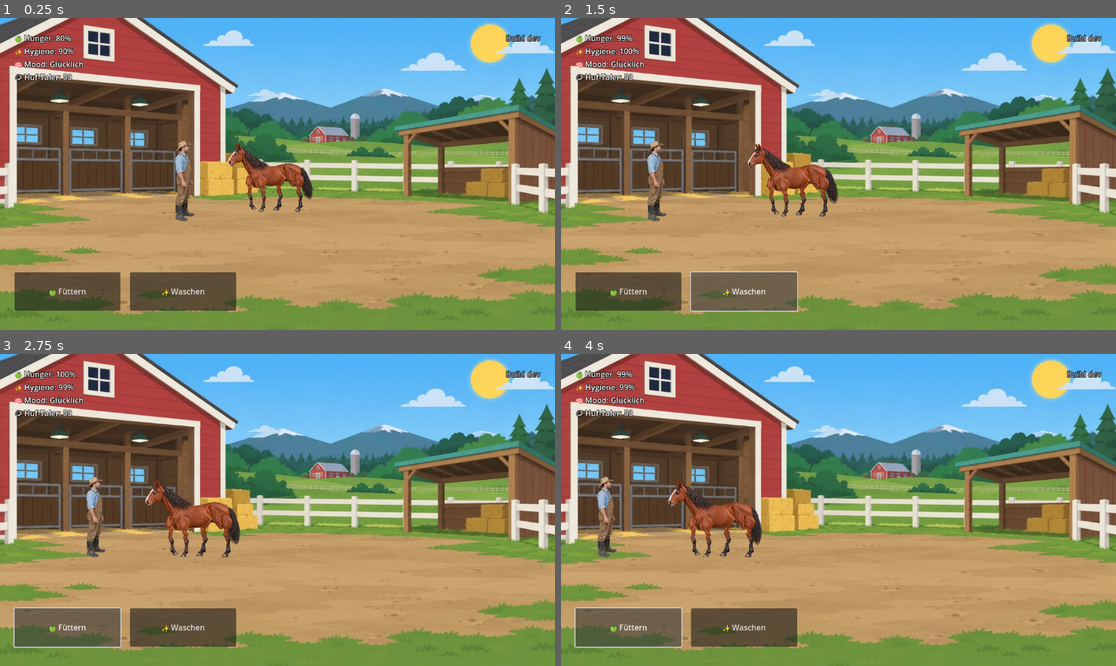
Above: before the commit, frames 1-4 (two rows, left to right).
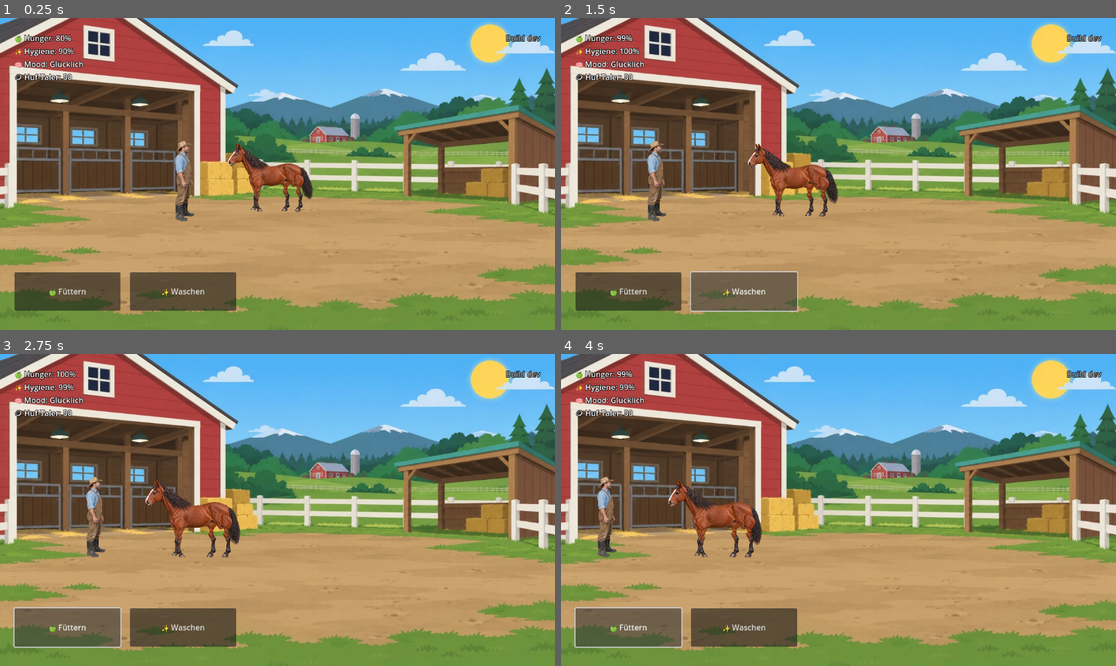
Above: after the commit, the same moments.

Repository: marceldubrig-hash/Pferd-und-Steve
Game: Godot game, scene res://scenes/main.tscn
The game is run twice, just before and just after one commit, with the same random seed, the same clock (stepped at 60 frames per second) and the same inputs.
Inputs:
- Up to frame 1 (0.25 s): no input
- Up to frame 2 (1.5 s): click "🍏 Füttern" at 0.5 s; click "✨ Waschen" at 1.25 s
- Up to frame 3 (2.75 s): click "🍏 Füttern" at 2 s
- Up to frame 4 (4 s): click "✨ Waschen" at 2.75 s; click "🍏 Füttern" at 3.5 s

The runs differ from the first frame. In frame 1, 0.4% of the frame differs, in the area x 32-53%, y 50-63%; in frame 2, 0.5%; in frame 3, 0.5%, in the area x 16-40%, y 51-66%; in frame 4, 0.5%.

Commit message:
Fix horse legs (front-left art wrong-way, revert ed64df2 far-leg regression) + Steve walk remnants (overlap pad moves with limbs, sheet v02)

Diff:
--- a/scenes/horse_cutout_rig.tscn
+++ b/scenes/horse_cutout_rig.tscn
@@ -170,7 +170,7 @@
 "times": PackedFloat32Array(0),
 "transitions": PackedFloat32Array(1),
 "update": 0,
-"values": [0.0]
+"values": [-0]
 }
 tracks/1/type = "value"
 tracks/1/imported = false
@@ -218,7 +218,7 @@
 "times": PackedFloat32Array(0),
 "transitions": PackedFloat32Array(1),
 "update": 0,
-"values": [0.0]
+"values": [-0]
 }
 tracks/5/type = "value"
 tracks/5/imported = false
@@ -266,7 +266,7 @@
 "times": PackedFloat32Array(0),
 "transitions": PackedFloat32Array(1),
 "update": 0,
-"values": [0.0]
+"values": [-0]
 }
 tracks/9/type = "value"
 tracks/9/imported = false
@@ -573,8 +573,8 @@
 texture = SubResource("AtlasTexture_hind_left_hoof")
 
 [node name="FrontNear" type="Node2D" parent="."]
-position = Vector2(155, -53)
-scale = Vector2(0.5, 0.5)
+position = Vector2(171.45, -53)
+scale = Vector2(-0.5, 0.5)
 z_index = 1
 
 [node name="Upper" type="Sprite2D" parent="FrontNear"]
@@ -596,31 +596,31 @@
 texture = SubResource("AtlasTexture_front_left_hoof")
 
 [node name="HindFar" type="Node2D" parent="."]
-position = Vector2(-142.462, -77)
-scale = Vector2(-0.5, 0.5)
+position = Vector2(-240.80, -77)
+scale = Vector2(0.5, 0.5)
 z_index = -1
 
 [node name="Upper" type="Sprite2D" parent="HindFar"]
-position = Vector2(32.071, 233.122)
-texture = SubResource("AtlasTexture_hind_right_upper")
+position = Vector2(-20.816, 234.353)
+texture = SubResource("AtlasTexture_hind_left_upper")
 
 [node name="LowerPivot" type="Node2D" parent="HindFar/Upper"]
-position = Vector2(7.159, 219.652)
+position = Vector2(-36.101, 235.597)
 
 [node name="Lower" type="Sprite2D" parent="HindFar/Upper/LowerPivot"]
-position = Vector2(38.005, 165.058)
-texture = SubResource("AtlasTexture_hind_right_lower")
+position = Vector2(-13.638, 163.241)
+texture = SubResource("AtlasTexture_hind_left_lower")
 
 [node name="HoofPivot" type="Node2D" parent="HindFar/Upper/LowerPivot/Lower"]
-position = Vector2(31.74, 160.626)
+position = Vector2(-34.745, 160.511)
 
 [node name="Hoof" type="Sprite2D" parent="HindFar/Upper/LowerPivot/Lower/HoofPivot"]
-position = Vector2(-49.206, 182.544)
-texture = SubResource("AtlasTexture_hind_right_hoof")
+position = Vector2(49.841, 181.998)
+texture = SubResource("AtlasTexture_hind_left_hoof")
 
 [node name="FrontFar" type="Node2D" parent="."]
-position = Vector2(345.578, -53)
-scale = Vector2(-0.5, 0.5)
+position = Vector2(247, -53)
+scale = Vector2(0.5, 0.5)
 z_index = -1
 
 [node name="Upper" type="Sprite2D" parent="FrontFar"]
--- a/scenes/steve_cutout_rig.tscn
+++ b/scenes/steve_cutout_rig.tscn
@@ -1,38 +1,38 @@
 [gd_scene load_steps=12 format=3]
 
-[ext_resource type="Texture2D" path="res://assets/steve/rig/steve_segments_sheet_v01.png" id="1_sheet"]
+[ext_resource type="Texture2D" path="res://assets/steve/rig/steve_segments_sheet_v02.png" id="1_sheet"]
 
 [sub_resource type="AtlasTexture" id="AT_torso"]
 atlas = ExtResource("1_sheet")
-region = Rect2(0, 2096, 359, 1501)
+region = Rect2(0, 2460, 344, 1452)
 
 [sub_resource type="AtlasTexture" id="AT_head"]
 atlas = ExtResource("1_sheet")
-region = Rect2(0, 8, 210, 234)
+region = Rect2(0, 8, 244, 262)
 
 [sub_resource type="AtlasTexture" id="AT_upper_arm"]
 atlas = ExtResource("1_sheet")
-region = Rect2(0, 250, 92, 308)
+region = Rect2(0, 278, 120, 364)
 
 [sub_resource type="AtlasTexture" id="AT_forearm"]
 atlas = ExtResource("1_sheet")
-region = Rect2(0, 566, 139, 241)
+region = Rect2(0, 650, 171, 297)
 
 [sub_resource type="AtlasTexture" id="AT_thigh"]
 atlas = ExtResource("1_sheet")
-region = Rect2(0, 815, 119, 261)
+region = Rect2(0, 955, 159, 317)
 
 [sub_resource type="AtlasTexture" id="AT_shin_boot"]
 atlas = ExtResource("1_sheet")
-region = Rect2(0, 1084, 140, 411)
+region = Rect2(0, 1280, 168, 467)
 
 [sub_resource type="AtlasTexture" id="AT_far_thigh"]
 atlas = ExtResource("1_sheet")
-region = Rect2(0, 1503, 96, 241)
+region = Rect2(0, 1755, 152, 297)
 
 [sub_resource type="AtlasTexture" id="AT_far_shin_boot"]
 atlas = ExtResource("1_sheet")
-region = Rect2(0, 1752, 150, 336)
+region = Rect2(0, 2060, 206, 392)
 
 [sub_resource type="Animation" id="Animation_walk"]
 resource_name = "walk"
@@ -305,7 +305,7 @@
 modulate = Color(0.78, 0.78, 0.82, 1)
 
 [node name="Sprite" type="Sprite2D" parent="BobRoot/FarUpperArmPivot"]
-position = Vector2(-43, -50)
+position = Vector2(-29, -72)
 texture = SubResource("AT_upper_arm")
 centered = false
 
@@ -313,7 +313,7 @@
 position = Vector2(10, 258)
 
 [node name="Sprite" type="Sprite2D" parent="BobRoot/FarUpperArmPivot/FarForearmPivot"]
-position = Vector2(-30, -21)
+position = Vector2(-20, -43)
 texture = SubResource("AT_forearm")
 centered = false
 
@@ -323,7 +323,7 @@
 modulate = Color(0.78, 0.78, 0.82, 1)
 
 [node name="Sprite" type="Sprite2D" parent="BobRoot/FarThighPivot"]
-position = Vector2(-1, -35)
+position = Vector2(-29, -63)
 texture = SubResource("AT_far_thigh")
 centered = false
 
@@ -331,12 +331,12 @@
 position = Vector2(19, 190)
 
 [node name="Sprite" type="Sprite2D" parent="BobRoot/FarThighPivot/FarShinPivot"]
-position = Vector2(-34, -20)
+position = Vector2(-62, -48)
 texture = SubResource("AT_far_shin_boot")
 centered = false
 
 [node name="Torso" type="Sprite2D" parent="BobRoot"]
-position = Vector2(339, 17)
+position = Vector2(354, 66)
 texture = SubResource("AT_torso")
 centered = false
 
@@ -345,7 +345,7 @@
 z_index = 1
 
 [node name="Sprite" type="Sprite2D" parent="BobRoot/ThighPivot"]
-position = Vector2(-55, -58)
+position = Vector2(-67, -86)
 texture = SubResource("AT_thigh")
 centered = false
 
@@ -353,7 +353,7 @@
 position = Vector2(0, 184)
 
 [node name="Sprite" type="Sprite2D" parent="BobRoot/ThighPivot/ShinPivot"]
-position = Vector2(-86, -27)
+position = Vector2(-86, -55)
 texture = SubResource("AT_shin_boot")
 centered = false
 
@@ -362,7 +362,7 @@
 z_index = 1
 
 [node name="Sprite" type="Sprite2D" parent="BobRoot/UpperArmPivot"]
-position = Vector2(-29, -44)
+position = Vector2(-29, -72)
 texture = SubResource("AT_upper_arm")
 centered = false
 
@@ -370,7 +370,7 @@
 position = Vector2(10, 258)
 
 [node name="Sprite" type="Sprite2D" parent="BobRoot/UpperArmPivot/ForearmPivot"]
-position = Vector2(-16, -15)
+position = Vector2(-20, -43)
 texture = SubResource("AT_forearm")
 centered = false
 
@@ -379,7 +379,7 @@
 z_index = 2
 
 [node name="Sprite" type="Sprite2D" parent="BobRoot/HeadPivot"]
-position = Vector2(-82, -233)
+position = Vector2(-88, -233)
 texture = SubResource("AT_head")
 centered = false
 
Not shown, added: assets/audio/background_music_v01.ogg.import
Not shown, added: assets/backgrounds/farm_day_v01.png.import
Not shown, added: assets/backgrounds/farm_night_v01.png.import
Not shown, added: assets/horse/horse_master_standing_v01.png.import
Not shown, added: assets/horse/rig/horse_body_v01.png.import
Not shown, added: assets/horse/rig/horse_front_legs_segments_sheet_v01.png.import
Not shown, added: assets/horse/rig/horse_head_talk_halfopen_preview_v01.png.import
Not shown, added: assets/horse/rig/horse_head_talk_open_preview_v01.png.import
Not shown, added: assets/horse/rig/horse_head_upper_v01.png.import
Not shown, added: assets/horse/rig/horse_hind_legs_segments_sheet_v01.png.import
Not shown, added: assets/horse/rig/horse_jaw_v01.png.import
Not shown, added: assets/horse/rig/horse_tail_v01.png.import
(and 13 more such lines)
